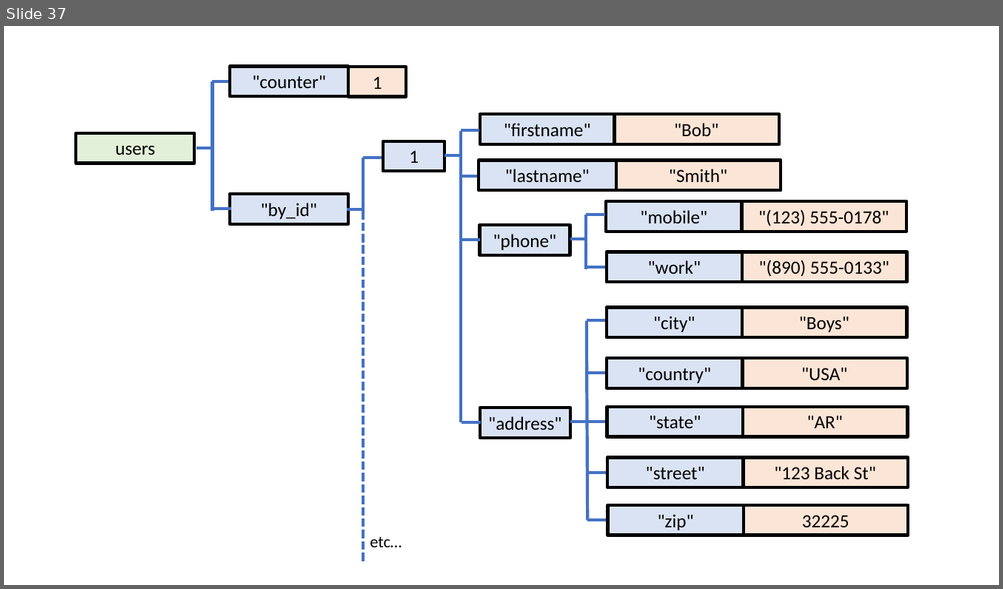
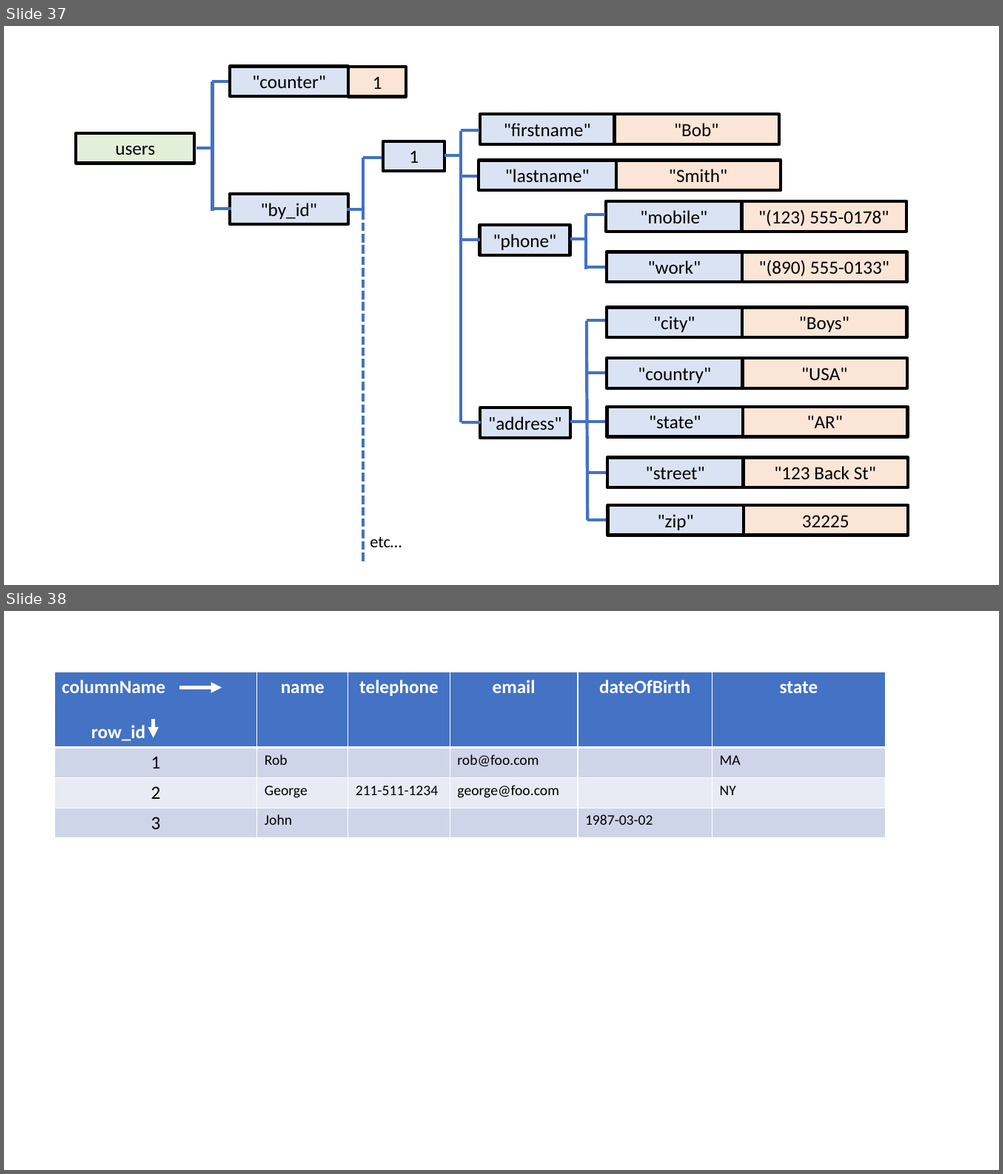
Before and after one commit to robtweed/global_storage, a slide deck: diagrams/global_storage.pptx. Shown one above the other, each under a label of ours: slide 37 before the commit, slides 37 and 38 after it. The pictures are 1003x589 and 1003x1174 pixels, drawn with LibreOffice and Linux fonts; fonts in the diff are those of the drawing. Boxes give left, top, right and bottom in pixels: in the first picture for what was removed or moved away, otherwise in the second. Text is boxed around its words. In the diff, an @@ line names an element or a change of style, - is before the commit and + after.

Commit message:
Added columnar documentation

```diff
--- a/diagrams/global_storage.pptx
+++ b/diagrams/global_storage.pptx
@@ slide 38 added at [4, 611, 999, 1170], background #FFFFFF @@
@@ table added at [55, 672, 885, 837], 4 rows, 6 columns @@
+columnName / row_id | name | telephone | email | dateOfBirth | state
+1 | Rob |  | rob@foo.com |  | MA
+2 | George | 211-511-1234 | george@foo.com |  | NY
+3 | John |  |  | 1987-03-02 | 
@@ arrow added from (179, 688) to (222, 688), #FFFFFF 3.5 pt @@
@@ arrow added from (153, 719) to (153, 738), #FFFFFF 3.5 pt @@
```
Also in this commit, not shown: 1 other slide added, 4 other files.
